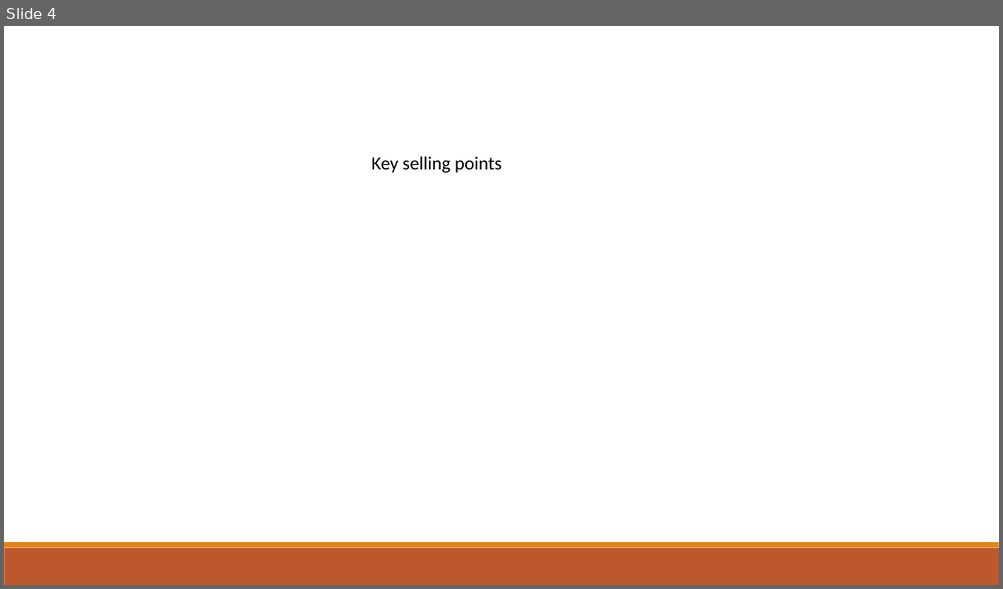
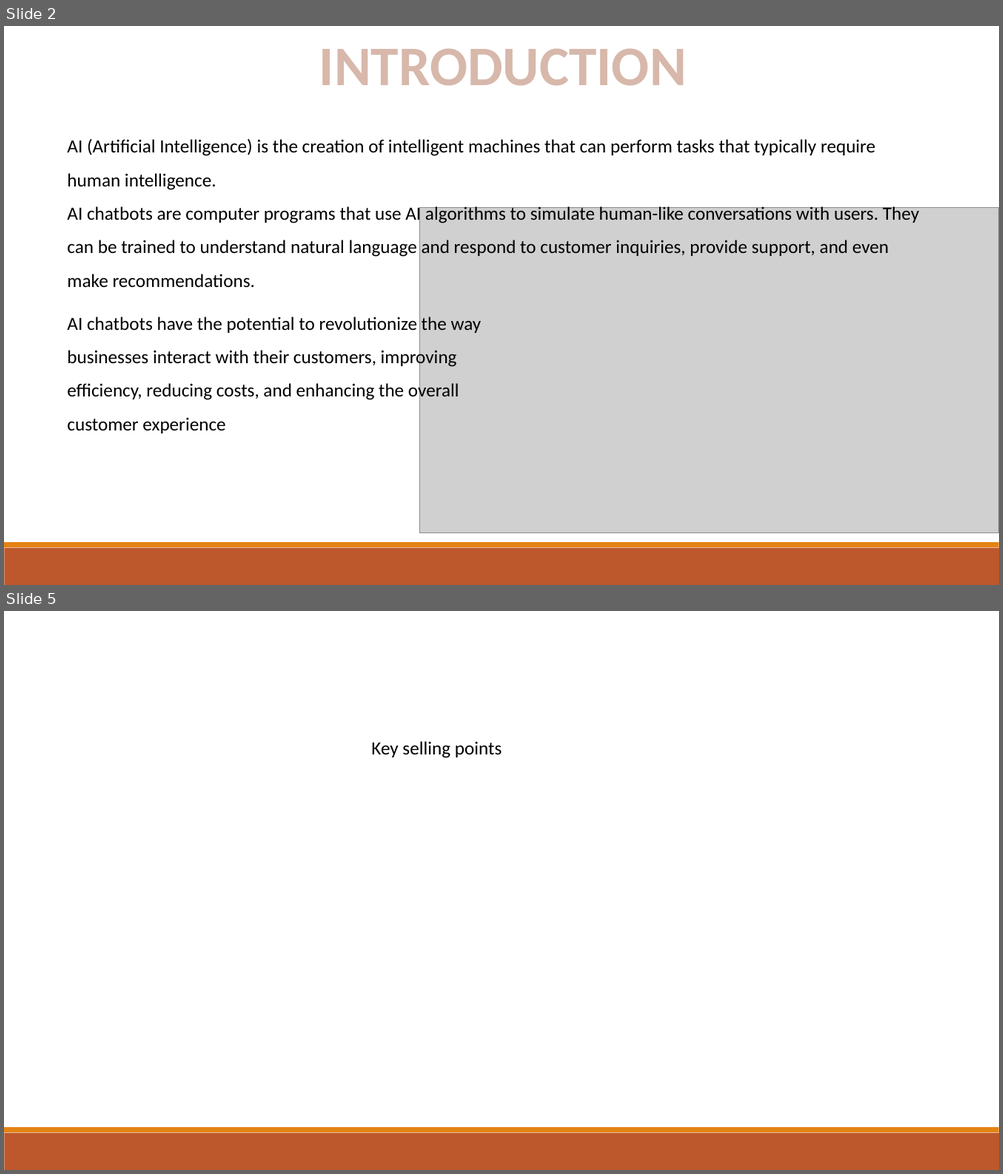
Before and after one commit to DevershiV/Major-Project, a slide deck: AI bot.pptx. Shown one above the other, each under a label of ours: slide 4 before the commit, slides 2 and 5 after it; the slides between them are not shown. The pictures are 1003x589 and 1003x1174 pixels, drawn with LibreOffice and Linux fonts; fonts in the diff are those of the drawing; grey boxes stand for pictures. Boxes give left, top, right and bottom in pixels: in the first picture for what was removed or moved away, otherwise in the second. Text is boxed around its words. In the diff, an @@ line names an element or a change of style, - is before the commit and + after.

```diff
--- a/AI bot.pptx
+++ b/AI bot.pptx
@@ slide 2 added at [4,26,999,585], background #FFFFFF; not listed: 2 template elements that a slide beside it also shows @@
@@ text added at [319,48,686,86], 54 pt, text pattern #865640 on #D7B8AB, bold @@
+INTRODUCTION
@@ text added at [67,138,919,288], 18 pt, text #000000 @@
+AI (Artificial Intelligence) is the creation of intelligent machines that can perform tasks that typically require human intelligence.
+AI chatbots are computer programs that use AI algorithms to simulate human-like conversations with users. They can be trained to understand natural language and respond to customer inquiries, provide support, and even make recommendations.
@@ picture added at [420,208,999,534] @@
@@ text added at [67,317,481,434], 18 pt, text #000000 @@
+AI chatbots have the potential to revolutionize the way businesses interact with their customers, improving efficiency, reducing costs, and enhancing the overall customer experience
@@ what was slide 4 is now slide 5 @@
```
Also in this commit, not shown: 2 slides changed, 7 other slides added, 7 slides removed, 1 other file.
